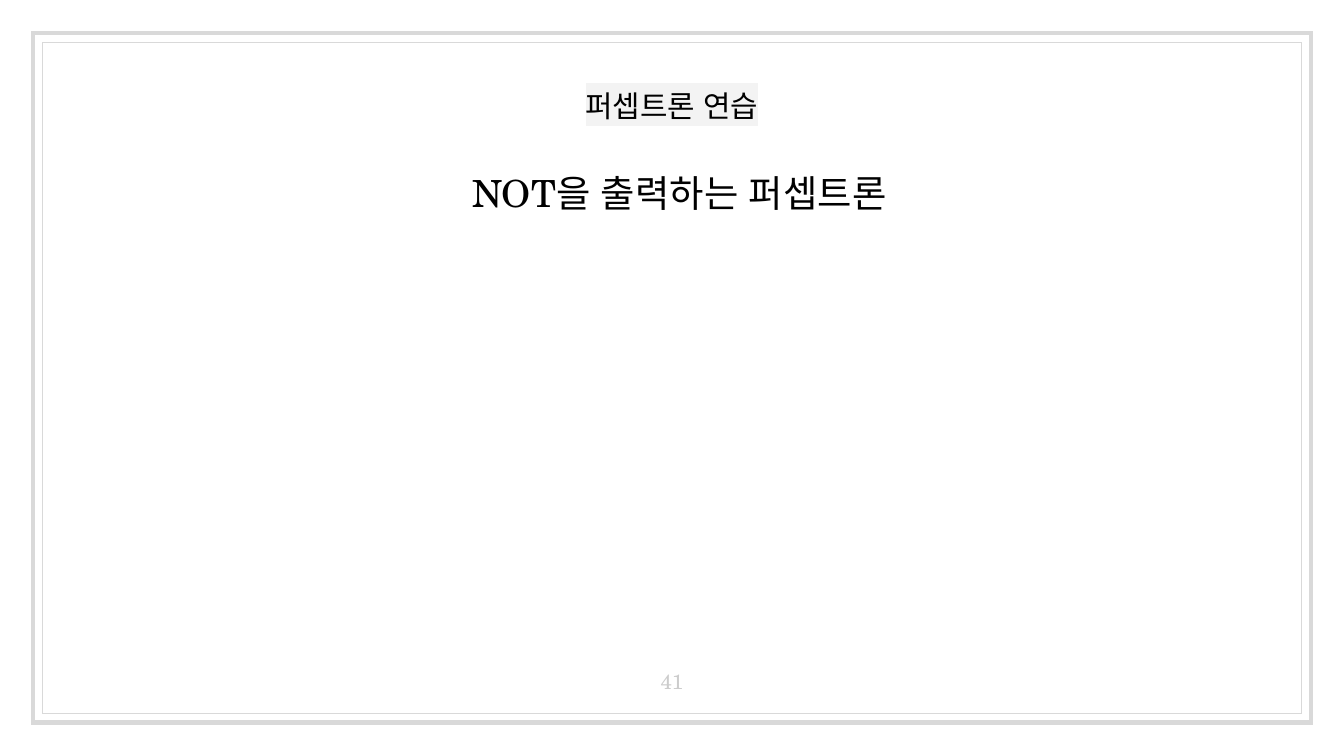
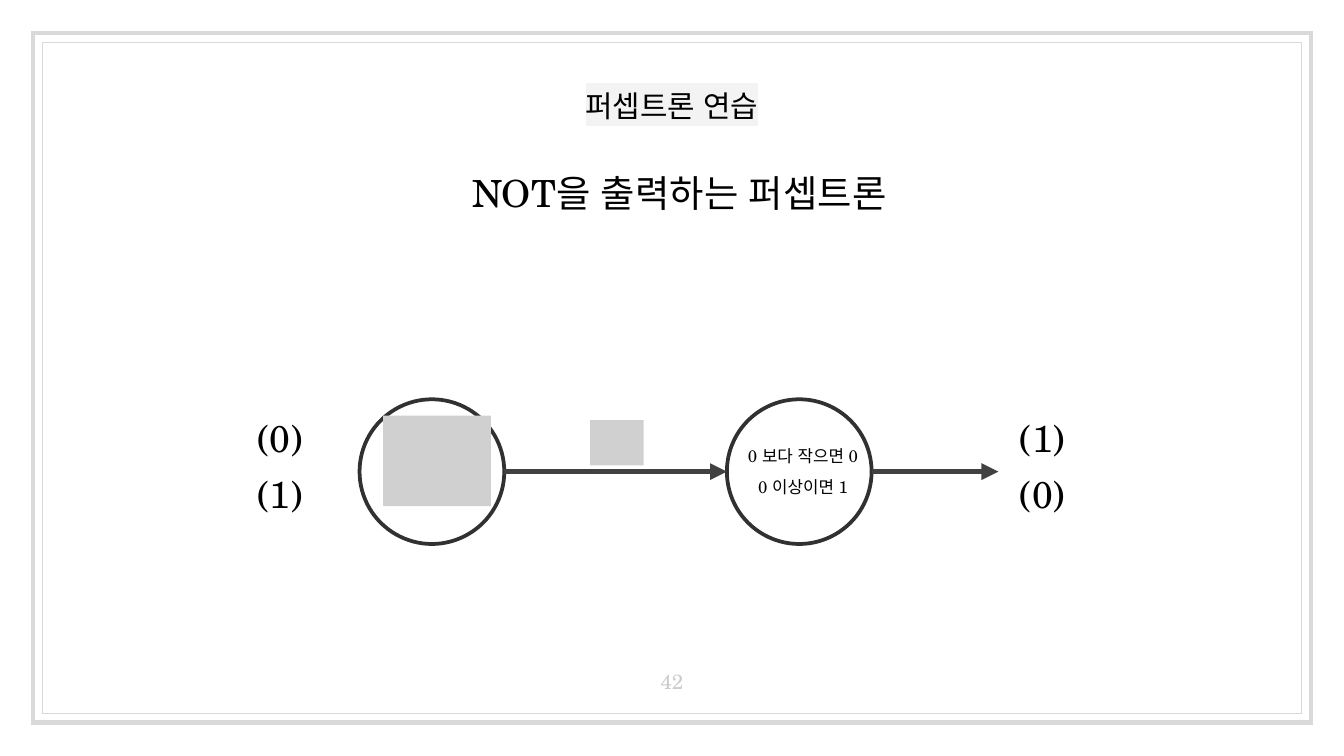
Before and after one commit to kangtegong-lectures/ai-class, a slide deck: slide 42 of 1일차/1026-3-학습의시작.pptx (slide 41 before the commit). Drawn at 1344x756 pixels with LibreOffice and Linux fonts; fonts in the diff are those of the drawing; grey boxes stand for pictures. Boxes give left, top, right and bottom in pixels: in the first picture for what was removed or moved away, otherwise in the second. Text is boxed around its words. In the diff, an @@ line names an element or a change of style, - is before the commit and + after.

```diff
--- a/1일차/1026-3-학습의시작.pptx
+++ b/1일차/1026-3-학습의시작.pptx
@@ ellipse added at (360,399,505,544), outline #323232 2 pt @@
@@ picture added at (383,415,491,505) @@
@@ ellipse added at (727,399,872,544), outline #323232 2 pt @@
@@ text added at (257,424,303,513), 20 pt, text #000000 @@
+(0)
+(1)
@@ picture added at (590,421,644,466) @@
@@ text added at (748,448,858,495), 9 pt, text #000000 @@
+0 보다 작으면 0
+0 이상이면 1
@@ text added at (1020,424,1066,513), 20 pt, text #000000 @@
+(1)
+(0)
@@ arrow added from (504, 472) to (727, 472), #424242 3 pt @@
@@ arrow added from (872, 472) to (999, 472), #424242 3 pt @@
@@ page number at (661,675,684,689): text changed @@
-41
+42
```
Also in this commit, not shown: 4 other slides changed, 2 slides added, 7 other files.
